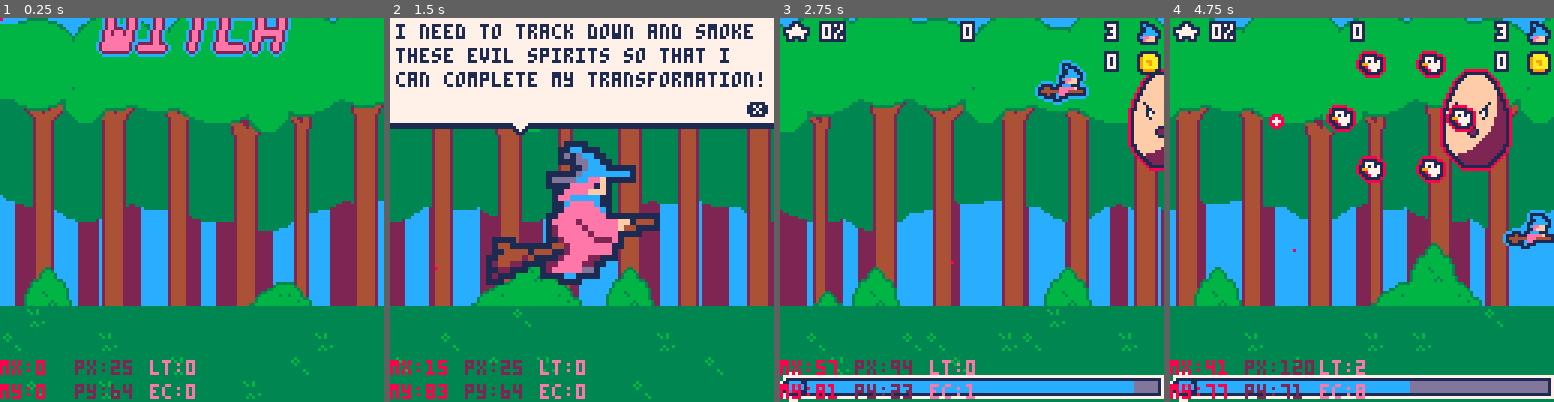
Above: before the commit, frames 1-4 (left to right).
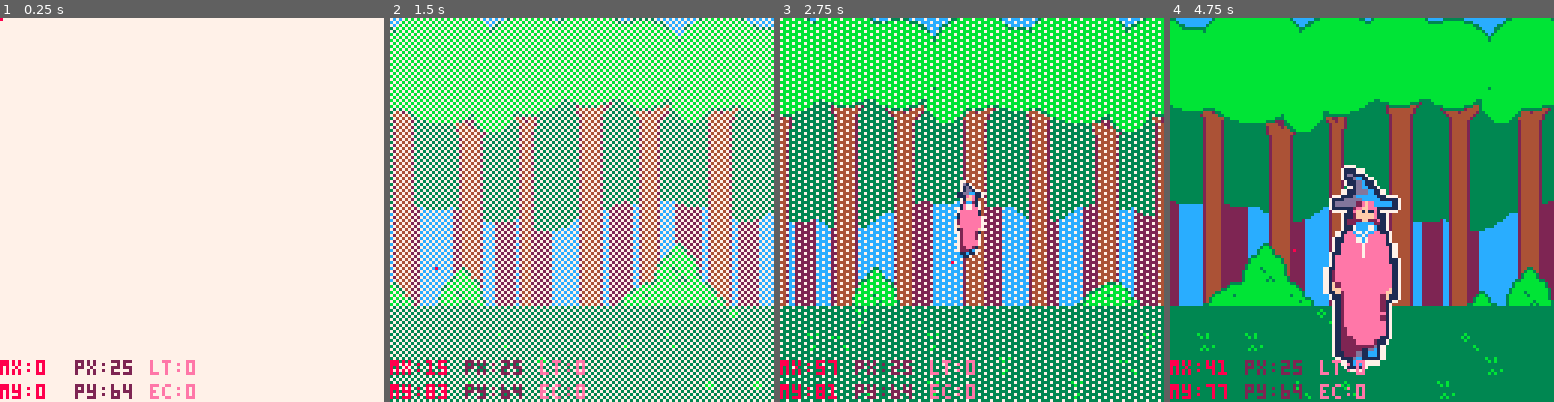
Above: after the commit, the same moments.

Repository: roseblack02/pico8-witch_blaster
Game: PICO-8 cartridge witch_blaster.p8
Same seed, same stepped clock (60 frames per second), same inputs: the game is played once before the commit and once after it.
Inputs (mouse positions are in pixels of both pictures, inside the frame that each line leads up to):
- Up to frame 1 (0.25 s): no input
- Up to frame 2 (1.5 s): tap X (X key) at 0.33, 1.07 s; click (670, 121) at 0.67 s; tap O (Z key) at 0.7 s; click (436, 267) at 1.22 s
- Up to frame 3 (2.75 s): hold Right 1.6-2.1 s; tap O (Z key) at 1.7, 2.1, 2.5 s; click (887, 114) at 1.77 s; tap X (X key) at 1.85 s; hold Up 2.15-2.42 s; click (952, 259) at 2.32 s; hold Right from 2.47 s (still down)
- Up to frame 4 (4.75 s): click (1404, 106) at 2.87 s; tap O (Z key) every 0.4 s from 2.9 to 4.5 s; tap X (X key) at 2.97, 4.08 s; release Right at 3.03 s; hold Left 3.08-3.58 s; click (1465, 256) at 3.42 s; hold Down 3.63-3.97 s; click (1231, 102) at 3.97 s; hold Right 4.02-4.68 s; click (1292, 248) at 4.52 s; hold Up from 4.73 s (still down)

The runs differ from the first frame. In frame 1, 99% of the frame differs, in the area x 0-100%, y 0-100%; in frame 2, 71%; in frame 3, 77%; in frame 4, 75%.

Commit message:
working on end animation

Diff:
--- a/witch_blaster.p8
+++ b/witch_blaster.p8
@@ -24,7 +24,7 @@
 ]]--
 
 function _init()
-	state="menu"
+	state="end"
 	frame=0
 	music(2)
 	--menu
@@ -41,7 +41,7 @@
 	--intro
 	intro_x,intro_y=32,64
 	intro_angle=0
-	intro_state,intro_text=1,{{"dark forces lurk in this","forest, sapping the magical","energy from local residents..."},{"i need to track down and smoke","these evil spirits so that i","can complete my transformation!"}}
+	intro_state,intro_text=1,{{"dark forces lurk in this","forest, sapping the magical","energy from local residents..."},{"i need to track down and smoke","these evil spirits so that i","can live as my true self"}}
 
 	--game
 	map_x,front_tree_x,back_tree_x=0,0,0
@@ -51,7 +51,7 @@
 	--get level info from text file
 	#include levels.lua
 	levels={level1,level2,level3,level4,level5,level6,level7}
-	level=7
+	level=1
 	level_timer=0
 	wave1,wave2,wave3=true,false,false
 	level_clear=false
@@ -64,6 +64,9 @@
 	--final boss animation
 	boss_dead=false
 	circle_size=0
+	end_x,end_y,end_size_x,end_size_y=64,94,0,0
+	fade_timer=0
+	end_state,end_text=1,{{"at last i have defeated the","the evil spirits! i'm finally","free"},{"","",""}}
 
 	--store
 	blink_timer=0
@@ -767,11 +770,65 @@
 end
 
 function update_end()
-
+	--scroll background
+	map_x+=map_speed
+	if (map_x>60) map_x=0
+	back_tree_x-=back_speed
+	if (back_tree_x<-127) back_tree_x=0
+	front_tree_x-=front_speed
+	if (front_tree_x<-127) front_tree_x=0
+
+	--bob character
+	end_y+=sin(intro_angle)*1
+	if(intro_angle>10)intro_angle=0
+    intro_angle+=0.01
+
+    --fade timer to fade out of white
+    fade_timer+=1
+    fade_timer=mid(0,fade_timer,241)
+
+    if fade_timer>90 then
+		if(end_size_x<64)end_size_x+=4/18
+		if(end_size_y<112)end_size_y+=7/18
+	end
+
+     --advance dialogue
+    if(btnp(5) and end_size_x>64) sfx(7) end_state+=1
 end
 
 function draw_end()
-	cls(7)
+	cls(12)
+	--background trees
+	back_trees(back_tree_x)
+	back_trees(back_tree_x+127)
+	front_trees(front_tree_x)
+	front_trees(front_tree_x+127)
+	rectfill(0,96,128,128,3)
+	map(map_x,0)
+
+	--bring in character
+	--use fillp to fade out of white
+	if(fade_timer>60)fillp(▒)
+	if(fade_timer>120)fillp(░)
+	if(fade_timer>180)fillp(…)
+	if(fade_timer<240)rectfill(0,0,128,128,7)
+	fillp()
+
+	--draw character 4:7 ratio for x:y
+	sspr(96,64,32,56,end_x-(end_size_x/2),end_y-(end_size_y/2),end_size_x,end_size_y)
+
+	if end_size_x>64 then
+		--text bubble
+		rectfill(0,0,128,36,1)
+		outlined_text("◆",40,33,7,1)
+		rectfill(0,0,128,34,7)
+
+		--text
+		for i=1,3 do
+			if(intro_state<3)print(end_text[end_state][i],2,-6+(i*8),1)
+		end
+		print("❎",119,28,1)
+	end
 end
 -->8
 --objects
@@ -1121,10 +1178,10 @@
 				if(self.y>64)self.y-=0.5
 
 				--grow circle
-				if(self.y==64)circle_size+=0.5 circle_size=mid(0,circle_size,128,7) sfx(9)
+				if(self.y==64)circle_size+=0.35 circle_size=mid(0,circle_size,128,7) sfx(9)
 
 				--screen shake when circle is growing then stop and go to end state
-				if(circle_size>126)del(enemy_objs,self) camera(0,0) state="end" music(2) else screen_shake(0.05)
+				if(circle_size>126)camera(0,0) state="end" music(2) fade_timer=0 else screen_shake(0.05)
 			end
 		end,
 		draw=function(self)
@@ -1538,9 +1595,9 @@
 
 --trail effect
 function trail(x,y,direction)
-	for i=1,4 do
+	for i=1,3 do
 		local my_particle={
-			x=x,
+			x=x+(flr(rnd(6)-3)),
 			y=y+(flr(rnd(6)-3)),
 			direction=direction,
 			time=flr(rnd(10))+10
Not shown, changed: 51 lines of the sprite sheet (__gfx__) section of witch_blaster.p8
